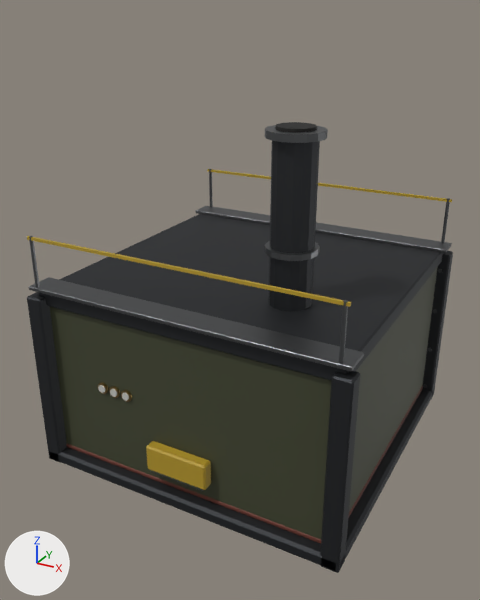
One commit to the glTF model assets/machines/smelter_mk1.glb: the scene before it, then after it.
Rendered twice from a camera (50 mm lens) standing at (5.41, -10.53, 8.05) and looking at (-0.12, -0.49, 3.03). Lighting does not change. The marker at lower left points along +X, +Y and +Z. The picture after the commit comes second. Vertices at exactly the same position are counted once.

Names of what the first picture shows: 'smelter_mk1_CastIron', 'smelter_mk1_HazardYellow', 'smelter_mk1_OliveDrab', 'smelter_mk1_OxideRed', 'smelter_mk1_Soot', 'smelter_mk1_WeldedSteel' and 2 more.
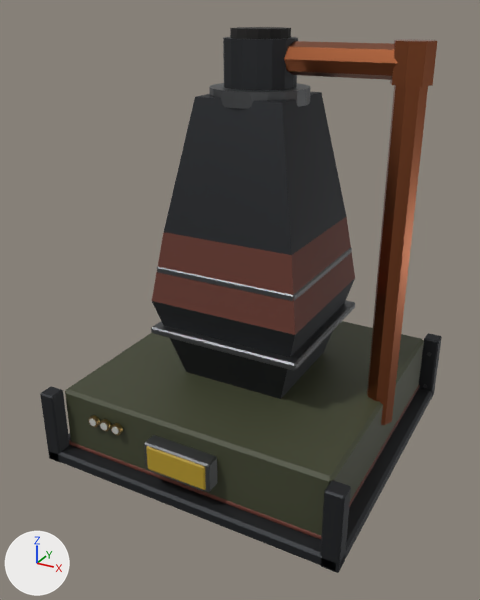
Boxes (x1, y1, x2, y2) around the edits, measured in the pictures (480 x 600 px; the box of a moved part takes in the faces that stretch with it):
'smelter_mk1_CastIron', reshaped (24% taller): before (27, 141, 453, 573); after (40, 37, 442, 573)
'smelter_mk1_OliveDrab', reshaped (7% narrower, 21% shorter): before (50, 268, 437, 539); after (65, 321, 424, 536)
'smelter_mk1_WeldedSteel', reshaped: before (29, 125, 452, 491); after (144, 83, 431, 492)
'smelter_mk1_Copper', reshaped (not visible before): after (284, 39, 437, 425)
'smelter_mk1_HazardYellow', reshaped: before (27, 169, 452, 490); after (146, 446, 206, 490)
'smelter_mk1_Soot', reshaped: before (275, 122, 317, 133); after (230, 27, 291, 39)
part 1 of me_smelter_mk1_castiron, deleted: before (39, 214, 444, 380)
part 2 of me_smelter_mk1_castiron, moved or reshaped: before (27, 141, 453, 573); after (40, 37, 442, 573)
part 3 of me_smelter_mk1_copper, added (brown): after (390, 39, 437, 87)
part 4 of me_smelter_mk1_copper, added (brown): after (284, 41, 428, 425)
part 5 of me_smelter_mk1_hazardyellow, deleted: before (27, 236, 351, 307)
part 6 of me_smelter_mk1_hazardyellow, deleted: before (207, 169, 452, 202)
part 8 of me_smelter_mk1_oxidered, moved or reshaped: before (66, 386, 423, 543); after (69, 385, 419, 539)
part 9 of me_smelter_mk1_oxidered, added (brown): after (152, 217, 355, 335)
part 11 of me_smelter_mk1_weldedsteel, added: after (209, 83, 311, 109)
part 12 of me_smelter_mk1_weldedsteel, added: after (151, 300, 355, 371)
part 13 of me_smelter_mk1_weldedsteel, added: after (157, 248, 352, 301)
part 14 of me_smelter_mk1_weldedsteel, added: after (144, 435, 217, 492)
part 15 of me_smelter_mk1_weldedsteel, deleted: before (29, 125, 452, 371)

What changed in the scene script:
```text
Change me_smelter_mk1_castiron:
    remove me_smelter_mk1_castiron.from_pydata(...)  # 176 vertices, 324 faces; spans x -3.0..3.0, y -3.0..3.0, z 0.0..6.4
    add me_smelter_mk1_castiron.from_pydata(...)  # 168 vertices, 304 faces; spans x -3.0..3.0, y -3.0..3.0, z 0.0..7.6
    me_smelter_mk1_castiron part 1: the loose piece of 24 vertices spanning x -2.85..2.85, y -2.85..2.85, z 3.27..3.57 is deleted
    me_smelter_mk1_castiron part 2: 7 vertices moved from x 1.12..1.62, y -1.62..-0.93, z 6.4 to x -0.62..0.57, y -0.62..0.24, z 7.6; 73 vertices removed from x -3.0..3.0, y -3.0..3.0, z 3.42..6.4; 89 vertices added at x -3.0..3.0, y -3.0..3.0, z 1.4..7.6
Change me_smelter_mk1_copper:
    remove me_smelter_mk1_copper.from_pydata(...)  # 80 vertices, 140 faces; spans x -2.8..1.06, y -2.75..-1.26, z 0.5..2.9
    add me_smelter_mk1_copper.from_pydata(...)  # 46 vertices, 84 faces; spans x 0.0..2.9, y -0.32..0.32, z 1.0..7.61
    me_smelter_mk1_copper part 3: a new loose piece, an 8-sided cylinder along z spanning x 2.25..2.9, y -0.32..0.32, z 6.99..7.61, in mat_copper (brown #a05d3c)
    me_smelter_mk1_copper part 4: a new loose piece of 30 vertices spanning x 0.0..2.84, y -0.26..0.26, z 1.0..7.56, in mat_copper (brown #a05d3c)
    other edits to the shape of me_smelter_mk1_copper do not show in these pictures
Change me_smelter_mk1_hazardyellow:
    remove me_smelter_mk1_hazardyellow.from_pydata(...)  # 88 vertices, 156 faces; spans x -3.0..2.85, y -3.0..3.0, z 0.59..4.55
    add me_smelter_mk1_hazardyellow.from_pydata(...)  # 72 vertices, 132 faces; spans x -3.0..0.6, y -3.0..3.0, z 0.59..1.21
    me_smelter_mk1_hazardyellow part 5: the loose piece of 8 vertices spanning x -2.85..2.85, y -2.93..-2.88, z 4.49..4.55 is deleted
    me_smelter_mk1_hazardyellow part 6: the loose piece of 8 vertices spanning x -2.85..2.85, y 2.88..2.93, z 4.49..4.55 is deleted
Change me_smelter_mk1_olivedrab:
    remove me_smelter_mk1_olivedrab.from_pydata(...)  # 24 vertices, 44 faces; spans x -2.78..2.78, y -2.78..2.78, z 0.26..3.3
    add me_smelter_mk1_olivedrab.from_pydata(...)  # 24 vertices, 44 faces; spans x -2.7..2.7, y -2.7..2.7, z 0.26..1.5
    me_smelter_mk1_olivedrab part 7: 24 of 24 vertices moved; they spanned x -2.78..2.78, y -2.78..2.78, z 0.26..3.3 and now span x -2.7..2.7, y -2.7..2.7, z 0.26..1.5; mean shift (0.0, 0.0, -0.9)
Change me_smelter_mk1_oxidered:
    remove me_smelter_mk1_oxidered.from_pydata(...)  # 56 vertices, 100 faces; spans x -2.8..2.8, y -2.8..2.9, z 0.26..2.1
    add me_smelter_mk1_oxidered.from_pydata(...)  # 64 vertices, 112 faces; spans x -2.71..2.71, y -2.71..2.85, z 0.26..4.4
    me_smelter_mk1_oxidered part 8: the loose piece of 24 vertices spanning x -2.8..2.8, y -2.8..2.8, z 0.26..0.35 is scaled about its middle by (0.971, 0.971, 1)
    me_smelter_mk1_oxidered part 9: 8 vertices added at x -1.45..1.45, y -1.45..1.45, z 3.1..4.4
    other edits to the shape of me_smelter_mk1_oxidered do not show in these pictures
Change me_smelter_mk1_soot:
    remove me_smelter_mk1_soot.from_pydata(...)  # 128 vertices, 236 faces; spans x -2.9..1.57, y -2.9..2.9, z 0.7..6.45
    add me_smelter_mk1_soot.from_pydata(...)  # 128 vertices, 236 faces; spans x -2.9..0.55, y -2.9..2.91, z 0.67..7.75
    me_smelter_mk1_soot part 10: the loose piece of 32 vertices spanning x 0.95..1.57, y -1.57..-0.95, z 6.31..6.45 is scaled about its middle by (1.61, 1.61, 1.43), then moved by (-1.26, 1.26, 1.27)
    other edits to the shape of me_smelter_mk1_soot do not show in these pictures
Change me_smelter_mk1_weldedsteel:
    remove me_smelter_mk1_weldedsteel.from_pydata(...)  # 1240 vertices, 2100 faces; spans x -2.99..2.98, y -2.99..2.99, z 0.09..6.4
    add me_smelter_mk1_weldedsteel.from_pydata(...)  # 1168 vertices, 1992 faces; spans x -2.99..2.98, y -2.99..2.99, z 0.09..6.83
    me_smelter_mk1_weldedsteel part 11: a new loose piece, a 20-sided cylinder along z spanning x -0.86..0.86, y -0.86..0.86, z 6.57..6.83, in mat_weldedsteel (dark grey #696a6c)
    me_smelter_mk1_weldedsteel part 12: a new loose piece of 24 vertices spanning x -1.49..1.49, y -1.49..1.49, z 2.43..2.57, in mat_weldedsteel (dark grey #696a6c)
    me_smelter_mk1_weldedsteel part 13: a new loose piece of 24 vertices spanning x -1.37..1.37, y -1.37..1.37, z 3.63..3.77, in mat_weldedsteel (dark grey #696a6c)
    me_smelter_mk1_weldedsteel part 14: a new loose piece of 24 vertices spanning x -0.66..0.66, y -2.98..-2.42, z 0.61..1.19, in mat_weldedsteel (dark grey #696a6c)
    me_smelter_mk1_weldedsteel part 15: 16 loose pieces with 256 vertices, spanning x -2.95..2.95, y -2.95..2.95, z 2.14..6.4, are deleted
    other edits to the shape of me_smelter_mk1_weldedsteel do not show in these pictures
```
